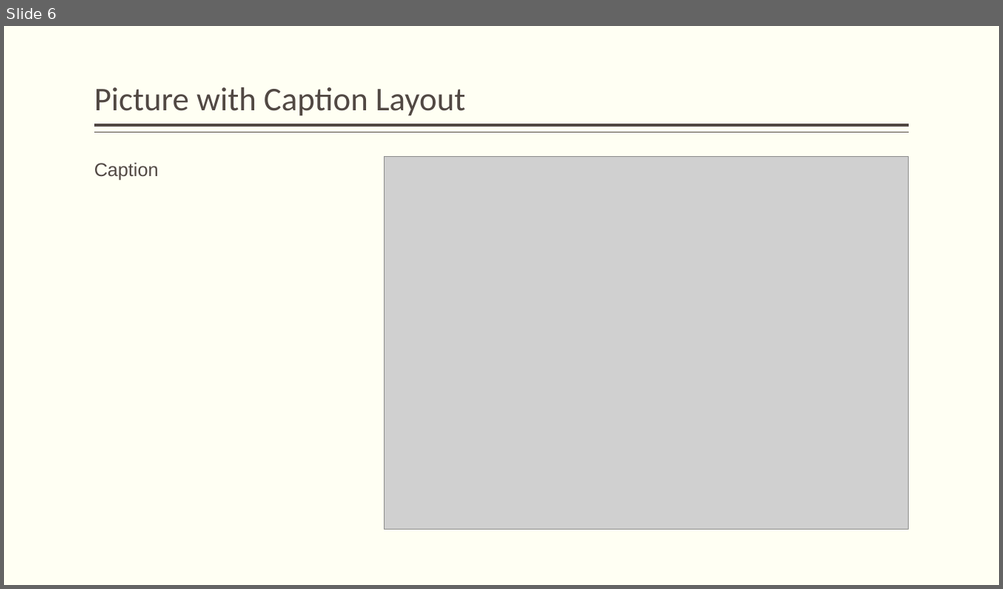
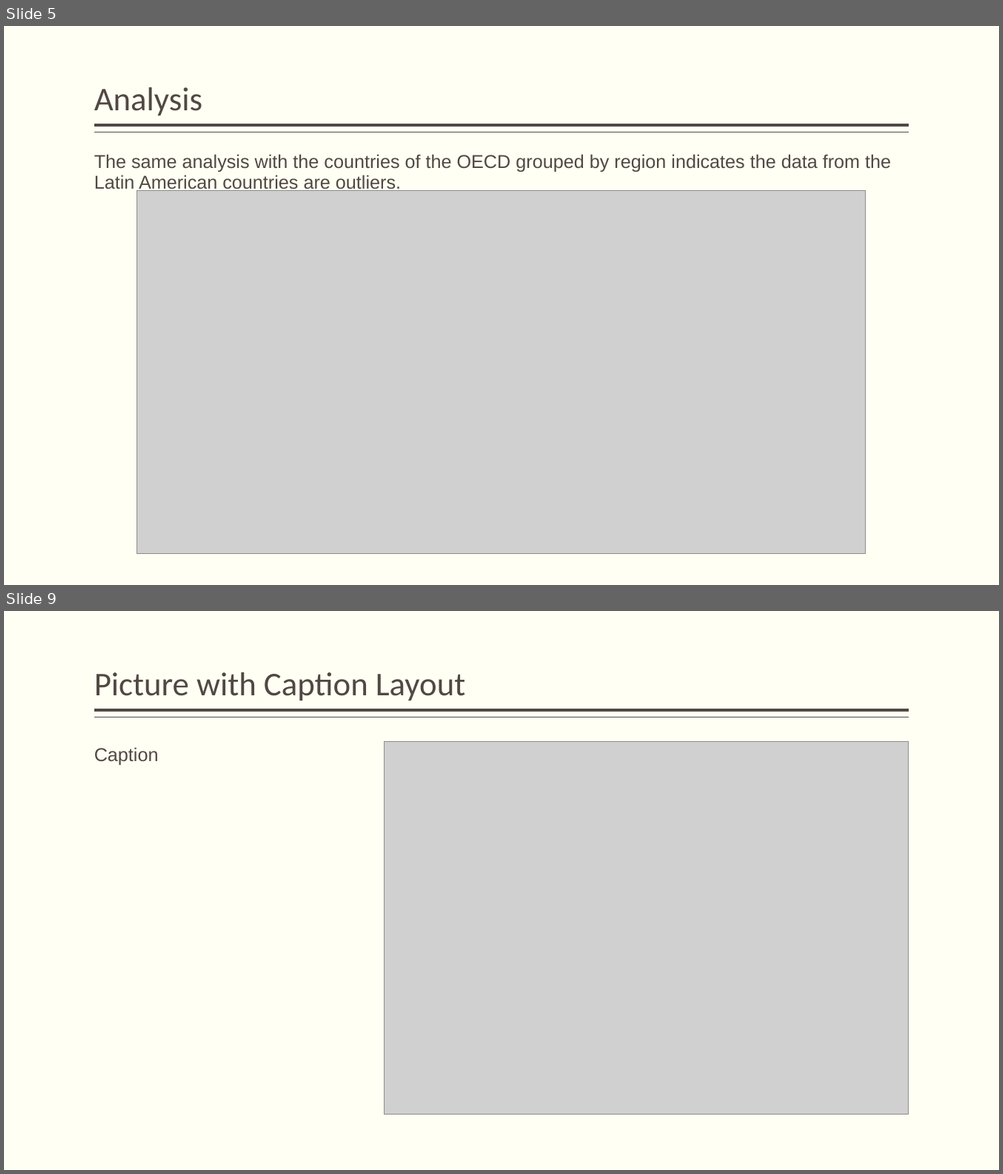
Before and after one commit to berrymatthewj/unionDensityProject, a slide deck: Union density and income inequality.pptx. Shown one above the other, each under a label of ours: slide 6 before the commit, slides 5 and 9 after it; the slides between them are not shown. The pictures are 1003x589 and 1003x1174 pixels, drawn with LibreOffice and Linux fonts; fonts in the diff are those of the drawing; grey boxes stand for pictures. Boxes give left, top, right and bottom in pixels: in the first picture for what was removed or moved away, otherwise in the second. Text is boxed around its words. In the diff, an @@ line names an element or a change of style, - is before the commit and + after.

```diff
--- a/Union density and income inequality.pptx
+++ b/Union density and income inequality.pptx
@@ slide 5 added at bbox=[4, 26, 999, 585], background #FFFFF3; not listed: 2 template elements that a slide beside it also shows @@
@@ title added at bbox=[94, 87, 202, 116], 32 pt, text #514843 @@
+Analysis
@@ text added at bbox=[94, 154, 891, 192], 18 pt, text #514843 @@
+The same analysis with the countries of the OECD grouped by region indicates the data from the Latin American countries are outliers.
@@ picture added at bbox=[137, 190, 866, 554] @@
@@ what was slide 6 is now slide 9 @@
```
Also in this commit, not shown: 3 slides changed, 4 other slides added, 2 slides removed, 3 other files.
